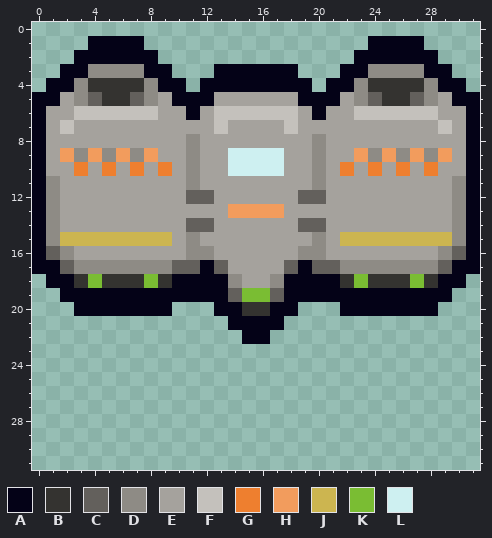
A pixel-art file gets an edit: Art/Textures/Enemies/Hauler/hauler.aseprite. Above: the version before the commit.
32x32 pixels, 1 frame.
Palette (. is transparent): A #040217  B #343330  C #63605c  D #8e8b85  E #a5a29d  F #c4c1bc  G #ee7f2f  H #f29c5d  J #ccb550  K #7abd33  L #cef0f1
Pixels before, first column x 0:
 1 ....AAAA................AAAA....
 2 ...AAAAAA..............AAAAAA...
 3 ..AADDDDAA...AAAAAA...AADDDDAA..
 4 .AADBBBBDAA.AAAAAAAA.AADBBBBDAA.
 5 AAEDCBBCDEAAAEEEEEEAAAEDCBBCDEAA
 6 AEEFFFFFFEEAEFFFFFFEAEEFFFFFFEEA
 7 AEFEEEEEEEEEEFEEEEFEEEEEEEEEEFEA
 8 AEEEEEEEEEEDEEEEEEEEDEEEEEEEEEEA
 9 AEHDHDHDHEEDEELLLLEEDEEHDHDHDHEA
10 AEEGEGEGEGEDEELLLLEEDEGEGEGEGEEA
11 ADEEEEEEEEEDEEEEEEEEDEEEEEEEEEDA
12 ADEEEEEEEEECCEEEEEECCEEEEEEEEEDA
13 ADEEEEEEEEEEEEHHHHEEEEEEEEEEEEDA
14 ADEEEEEEEEECCEEEEEECCEEEEEEEEEDA
15 ADJJJJJJJJEDEEEEEEEEDEJJJJJJJJDA
16 ACDEEEEEEEEDDEEEEEEDDEEEEEEEEDCA
17 AACDDDDDDDCCACEEEECACCDDDDDDDCAA
18 .AABKBBBKBAAAADEEDAAAABKBBBKBAA.
19 ..AAAAAAAAAAAACKKCAAAAAAAAAAAA..
20 ...AAAAAAA...AABBAA...AAAAAAA...
21 ..............AAAA..............
22 ...............AA...............
The same view after the edit:
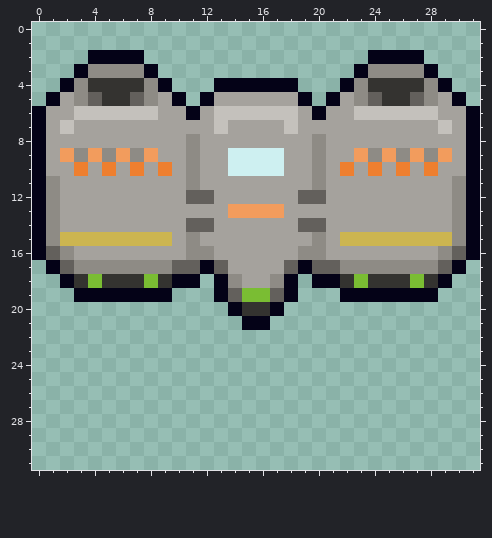
From old to new:
Changed rows in their new state; - is an unchanged pixel.
first column x 0:
 1 ----....----------------....----
 2 ---.----.--------------.----.---
 3 --.------.---......---.------.--
 4 -.--------.-.------.-.--------.-
 5 .----------.--------.----------.
first column x 0:
17 .------------------------------.
18 -.----------.------.----------.-
19 --.-------...------...-------.--
20 ---.......---.----.---.......---
21 --------------.--.--------------
22 ---------------..---------------
Changed places in both pictures, as pixel boxes (x1, y1, x2, y2):
erased: (32, 36, 480, 106)
erased: (32, 260, 480, 344)
